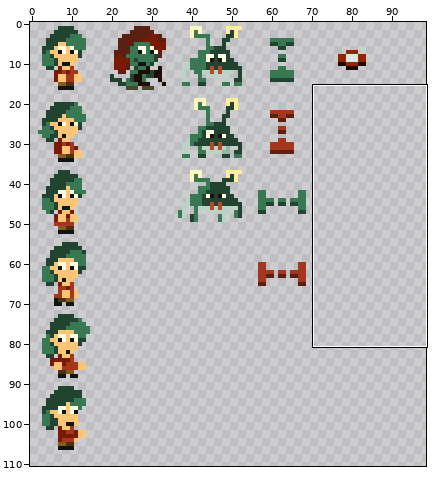
Sprite sheet: Assets/sprites/characters.png. Above: a wide view before the commit, with the close-up outlined.
Close-up. The starting point:
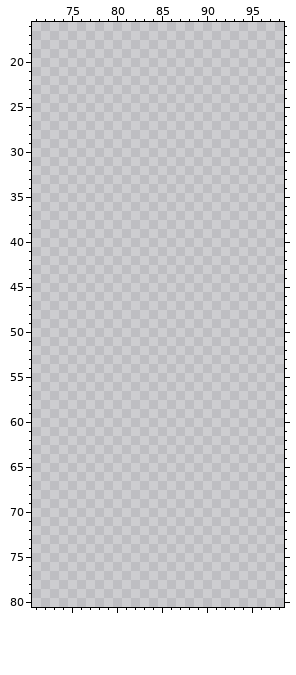
The file is 256x256 pixels. Shown: x 71..98, y 16..80. The wide view leaves out empty margins.
Once edited:
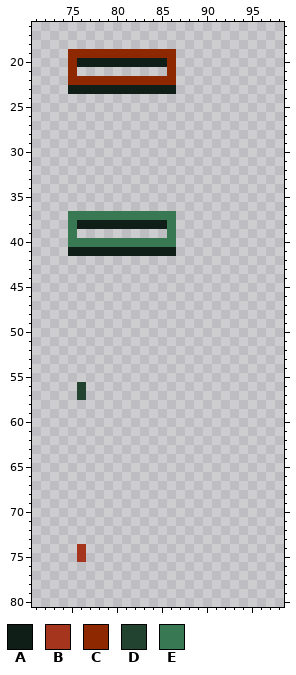
Palette (. is transparent): A #0f1e17  B #a5351d  C #8e2800  D #21432f  E #387853
Difference:
Colour A is added in row 20 at x 76 to 85; in row 23 at x 75 to 86; in row 38 at x 76 to 85; in row 41 at x 75 to 86.
Colour B is added in rows 74 to 75 at x 76.
Colour C is added in row 19 at x 75 to 86; in rows 20 to 21 at x 75 and 86; in row 22 at x 75 to 86.
Colour D is added in rows 56 to 57 at x 76.
Colour E is added in row 37 at x 75 to 86; in rows 38 to 39 at x 75 and 86; in row 40 at x 75 to 86.
